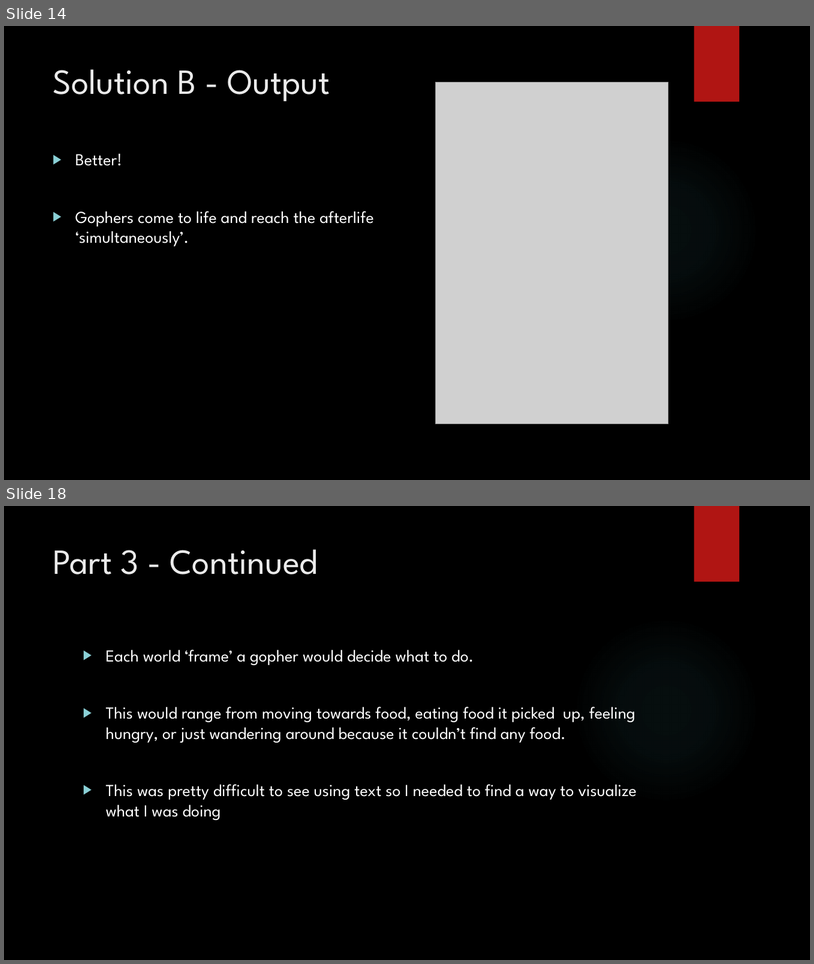
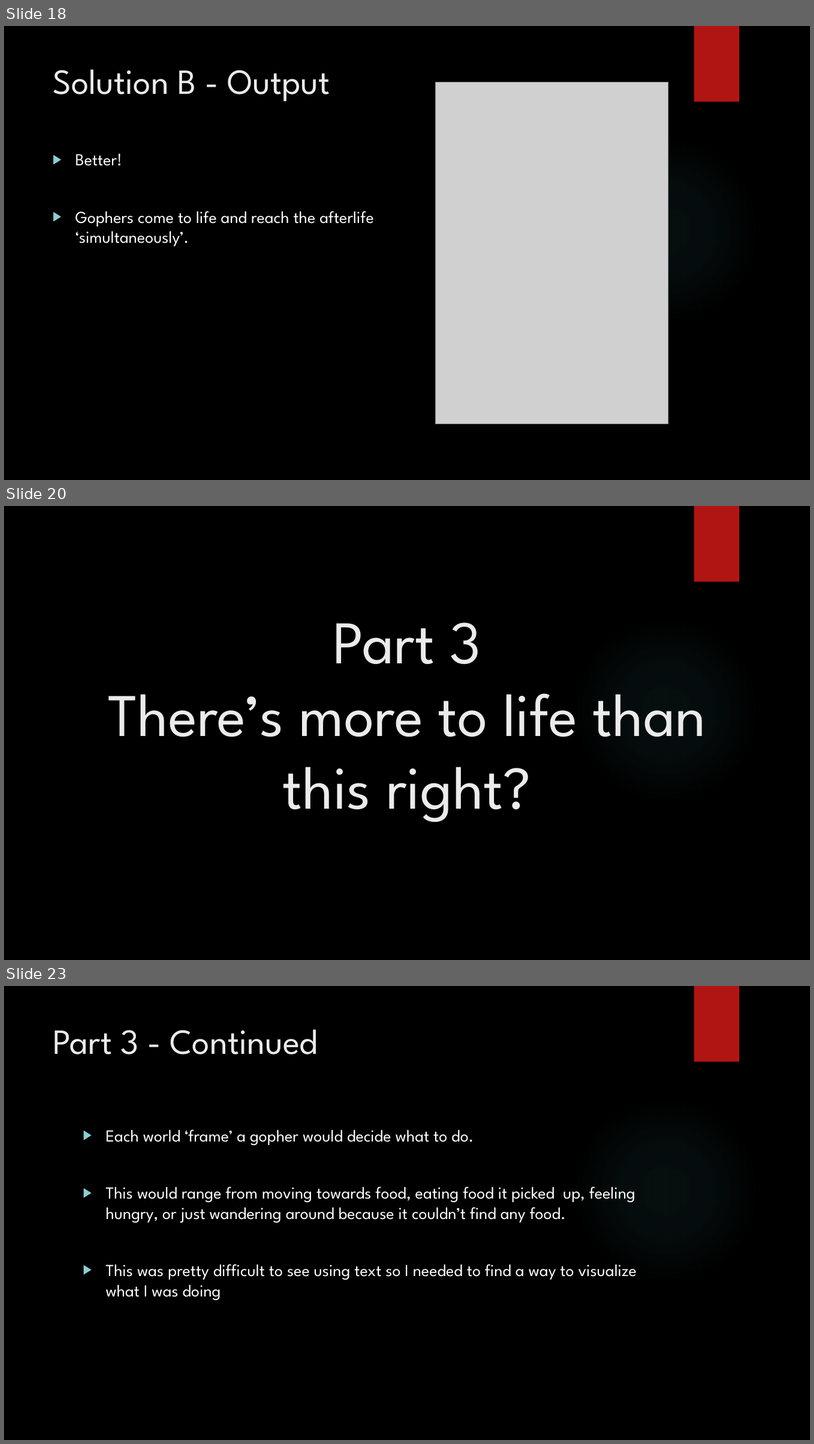
Before and after one commit to jaminologist/GopherLife, a slide deck: GopherLife.pptx. Shown one above the other, each under a label of ours: slides 14 and 18 before the commit, slides 18, 20 and 23 after it; the slides between them are not shown. The pictures are 814x964 and 814x1444 pixels, drawn with LibreOffice and Linux fonts; fonts in the diff are those of the drawing; grey boxes stand for pictures; background and template pictures are left out. Boxes give left, top, right and bottom in pixels: in the first picture for what was removed or moved away, otherwise in the second. Text is boxed around its words. In the diff, an @@ line names an element or a change of style, - is before the commit and + after.

```diff
--- a/GopherLife.pptx
+++ b/GopherLife.pptx
@@ slide 20 added at box(4, 506, 810, 960), background picture (left out); not listed: 2 template elements that a slide beside it also shows @@
@@ text added at box(108, 622, 707, 822), 72 pt, text #EBEBEB @@
+Part 3
+There’s more to life than this right?
@@ what was slide 14 is now slide 18 @@
@@ what was slide 18 is now slide 23 @@
```
Also in this commit, not shown: 6 slides changed, 6 other slides added, 2 other files.
